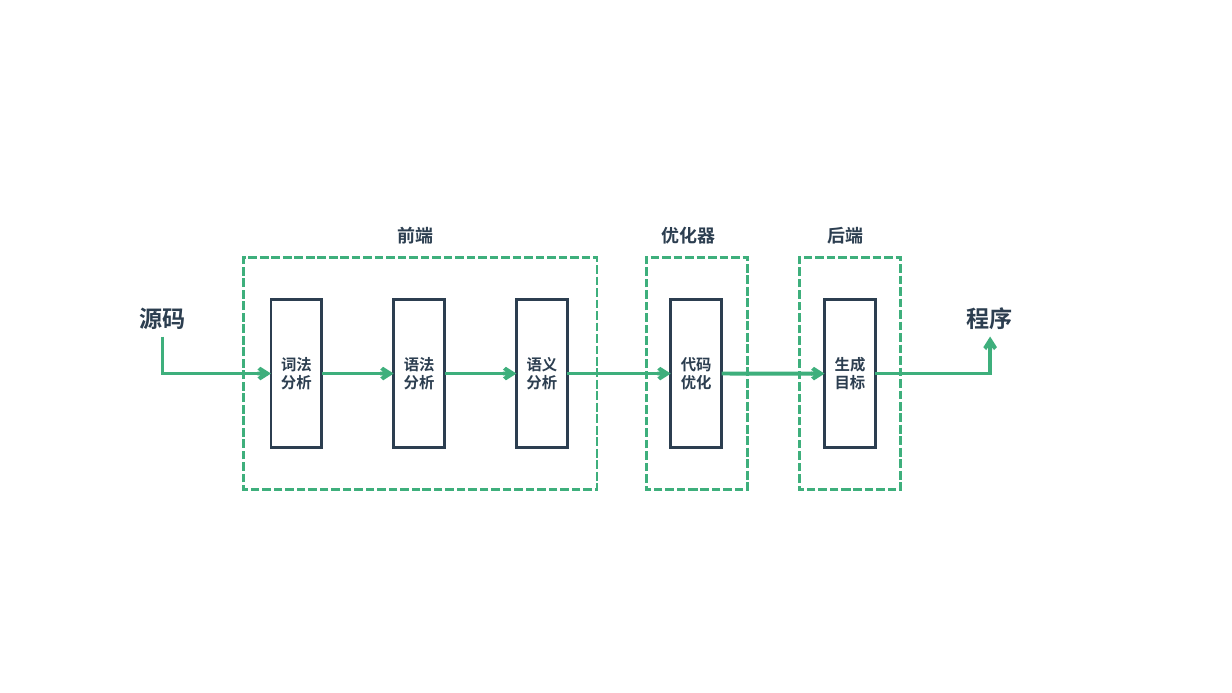
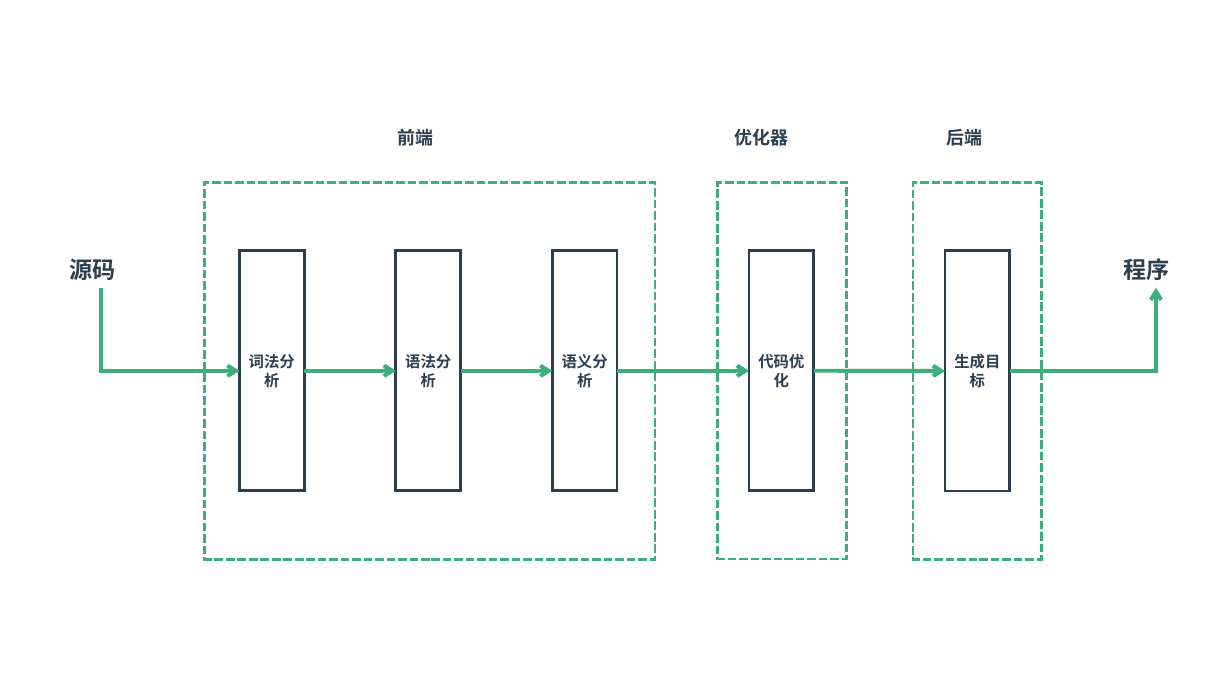
Before and after one commit to zaiqiang-dong/zaiqiang, a slide deck: slide 2 of docs/tools/builder/common/front-backend/front-backend.pptx. Drawn at 1232x693 pixels with LibreOffice and Linux fonts; fonts in the diff are those of the drawing. Boxes give left, top, right and bottom in pixels: in the first picture for what was removed or moved away, otherwise in the second. Text is boxed around its words. In the diff, an @@ line names an element or a change of style, - is before the commit and + after.

```diff
--- a/docs/tools/builder/common/front-backend/front-backend.pptx
+++ b/docs/tools/builder/common/front-backend/front-backend.pptx
@@ text "前端": place and size @@
-text "前端" at box(397, 227, 433, 244)
+text "前端" at box(398, 129, 434, 146)
@@ text "优化器": place and size @@
-text "优化器" at box(661, 226, 715, 244)
+text "优化器" at box(735, 128, 789, 146)
@@ text "后端": place and size @@
-text "后端" at box(827, 227, 863, 244)
+text "后端" at box(946, 129, 982, 146)
@@ rectangle: place and size @@
-rectangle at box(244, 257, 597, 490)
+rectangle at box(205, 183, 655, 560)
@@ rectangle: place and size @@
-rectangle at box(647, 257, 748, 490)
+rectangle at box(718, 182, 847, 559)
@@ rectangle: place and size @@
-rectangle at box(799, 257, 900, 490)
+rectangle at box(913, 183, 1042, 560)
@@ text "源码": place and size @@
-text "源码" at box(139, 308, 185, 329)
+text "源码" at box(69, 259, 115, 280)
@@ rectangle "词法分析": place and size @@
-rectangle "词法分析" at box(271, 299, 322, 447)
+rectangle "词法分析" at box(239, 250, 304, 491)
@@ rectangle "语法分析": place and size @@
-rectangle "语法分析" at box(394, 299, 445, 447)
+rectangle "语法分析" at box(396, 250, 461, 491)
@@ rectangle "语义分析": place and size @@
-rectangle "语义分析" at box(517, 299, 567, 447)
+rectangle "语义分析" at box(553, 250, 617, 491)
@@ rectangle "代码优化": place and size @@
-rectangle "代码优化" at box(671, 299, 722, 447)
+rectangle "代码优化" at box(750, 250, 814, 491)
@@ rectangle "生成目标": place and size @@
-rectangle "生成目标" at box(824, 299, 875, 447)
+rectangle "生成目标" at box(945, 250, 1010, 491)
@@ text "程序": place and size @@
-text "程序" at box(967, 307, 1013, 329)
+text "程序" at box(1124, 258, 1170, 280)
@@ elbow arrow moved from (163, 336) - (271, 373) to (102, 288) - (239, 371) @@
@@ elbow arrow moved from (875, 373) - (991, 336) to (1010, 371) - (1156, 288) @@
@@ arrow moved from (322, 373) - (394, 373) to (304, 371) - (396, 371) @@
@@ arrow moved from (445, 373) - (517, 373) to (461, 371) - (553, 371) @@
@@ arrow moved from (567, 373) - (671, 373) to (617, 371) - (750, 371) @@
@@ arrow moved from (722, 373) - (824, 373) to (814, 371) - (945, 371) @@
```
Also in this commit, not shown: 2 other slides changed, 3 other files.
